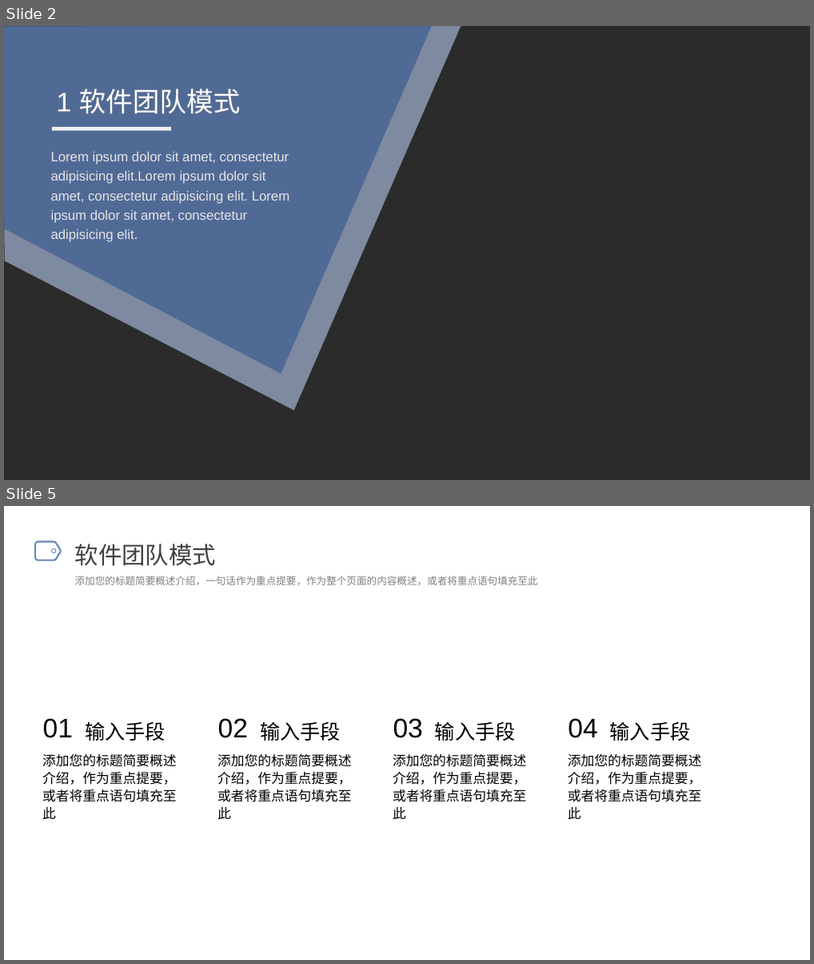
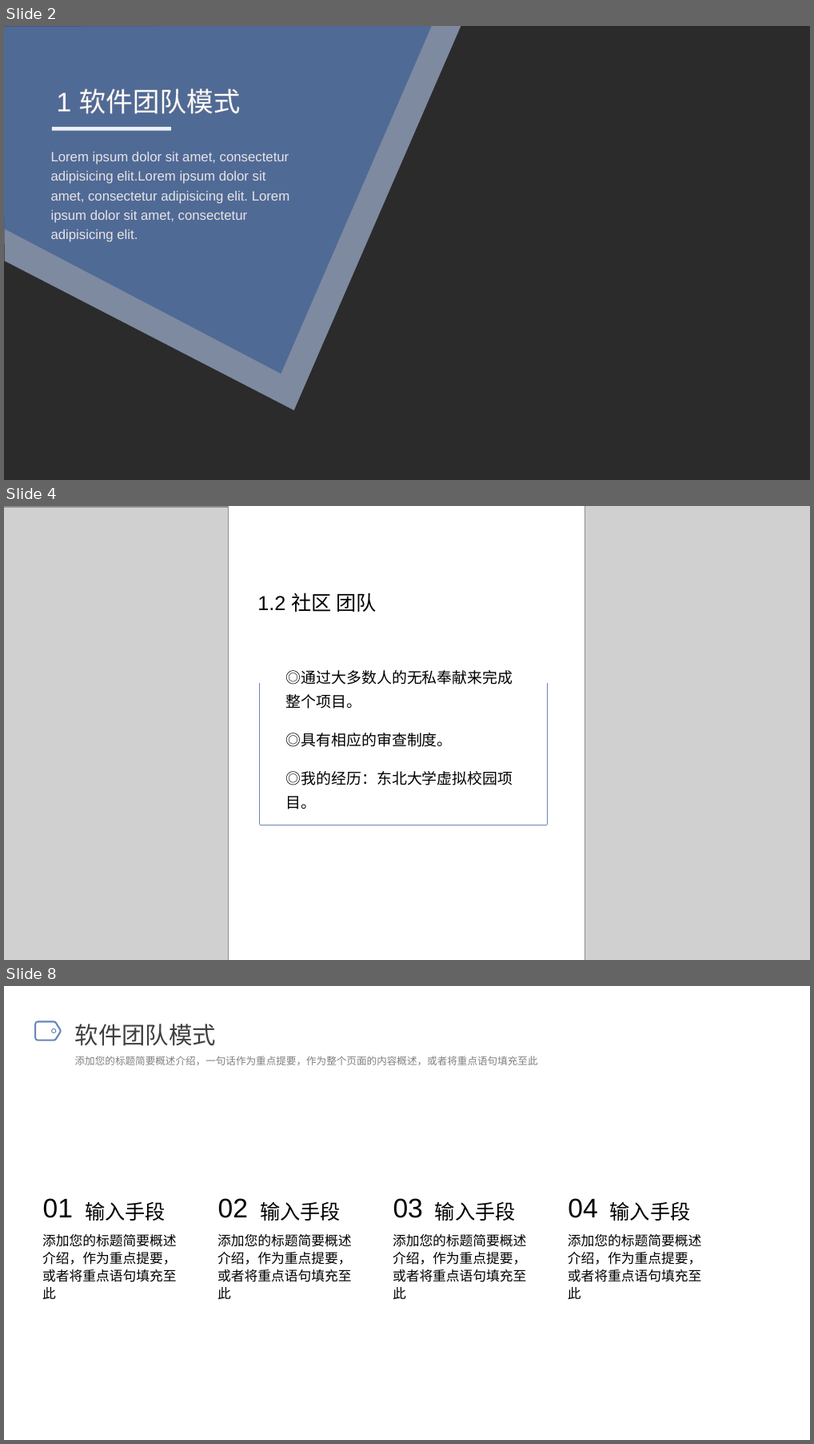
Before and after one commit to OneSilverBullet/SoftwareEngineering, a slide deck: PPT/团队与流程.pptx. Shown one above the other, each under a label of ours: slides 2 and 5 before the commit, slides 2, 4 and 8 after it; the slides between them are not shown. The pictures are 814x964 and 814x1444 pixels, drawn with LibreOffice and Linux fonts; fonts in the diff are those of the drawing; grey boxes stand for pictures; background and template pictures are left out; a plain dark background stands for a picture behind light text. Boxes give left, top, right and bottom in pixels: in the first picture for what was removed or moved away, otherwise in the second. Text is boxed around its words. In the diff, an @@ line names an element or a change of style, - is before the commit and + after.

```diff
--- a/PPT/团队与流程.pptx
+++ b/PPT/团队与流程.pptx
@@ slide 4 added at <box>4,506,810,960</box>, background #FFFFFF @@
@@ picture added at <box>4,506,229,960</box> @@
@@ picture added at <box>4,508,228,960</box> @@
@@ picture added at <box>585,506,810,960</box> @@
@@ picture added at <box>585,506,810,960</box> @@
@@ text added at <box>258,592,376,612</box>, 24 pt, text #000000 @@
+1.2 社区 团队
@@ text added at <box>286,670,513,809</box>, 18 pt, text #000000 @@
+◎通过大多数人的无私奉献来完成整个项目。
+◎具有相应的审查制度。
+◎我的经历：东北大学虚拟校园项目。
@@ line added from (259, 683) to (259, 825), #6786B9 0.5 pt @@
@@ line added from (547, 683) to (547, 825), #6786B9 0.5 pt @@
@@ line added from (261, 825) to (547, 825), #6786B9 0.5 pt @@
@@ what was slide 5 is now slide 8 @@
```
Also in this commit, not shown: 1 slide changed, 3 other slides added, 2 slides removed, 6 other files.
